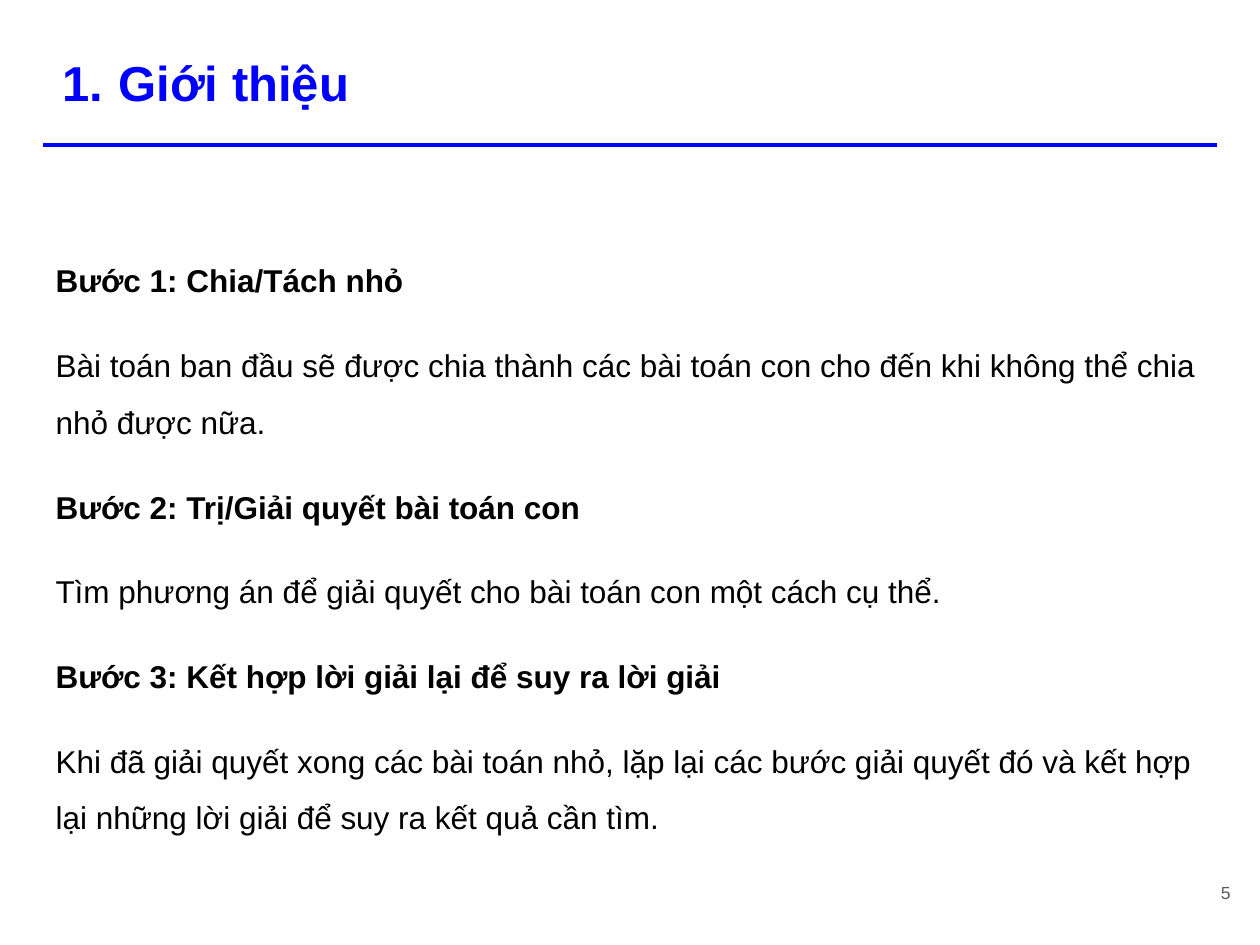
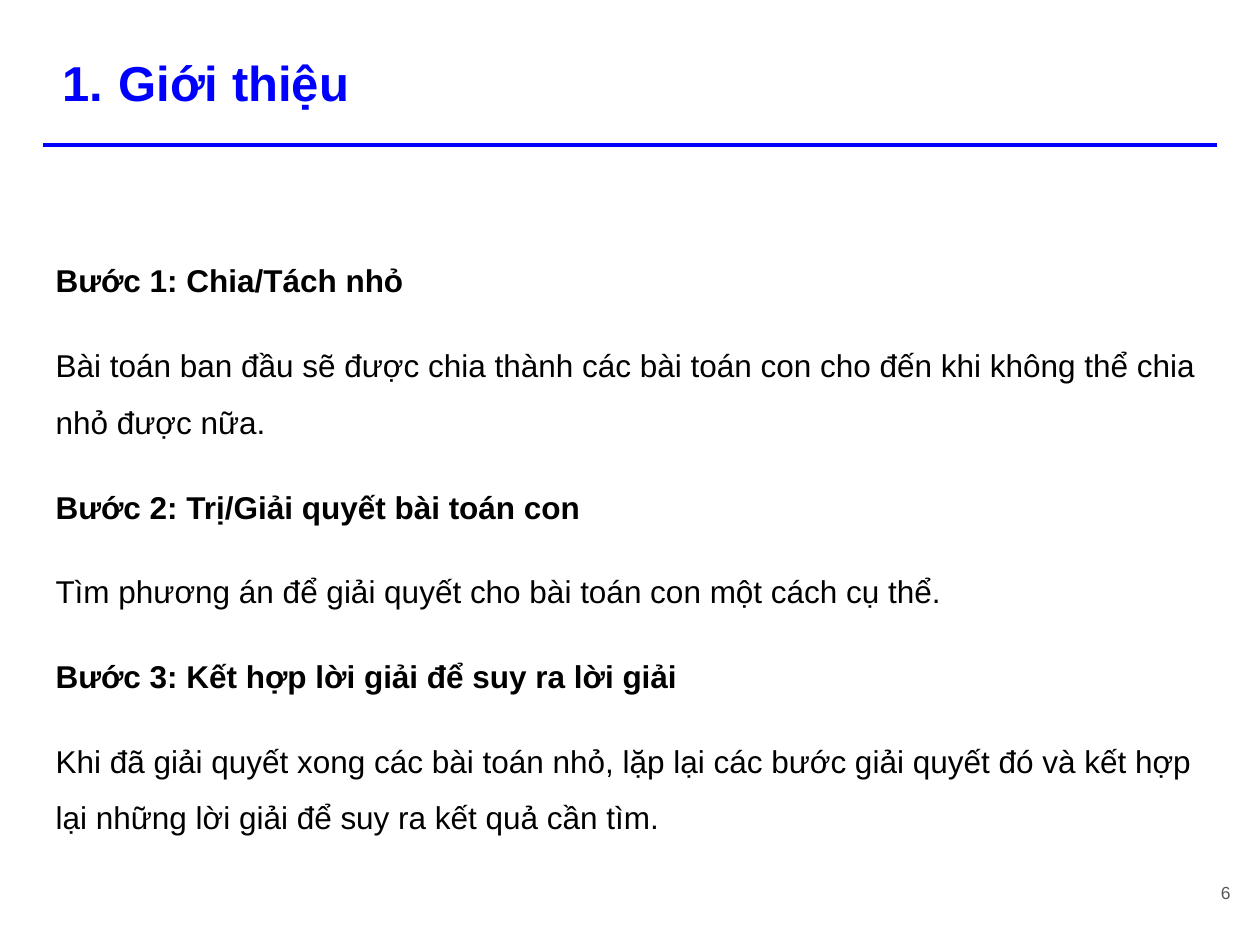
Before and after one commit to tiennvcs/CS112.L11.KHTN-DesignAnalysisAlgorithm, a slide deck: slide 6 of Seminar/[Seminar] Divide and Conquer.pptx (slide 5 before the commit). Drawn at 1260x945 pixels with LibreOffice and Linux fonts; fonts in the diff are those of the drawing. Boxes give left, top, right and bottom in pixels: in the first picture for what was removed or moved away, otherwise in the second. Text is boxed around its words. In the diff, an @@ line names an element or a change of style, - is before the commit and + after.

```diff
--- a/Seminar/[Seminar] Divide and Conquer.pptx
+++ b/Seminar/[Seminar] Divide and Conquer.pptx
@@ text at <box>56,663,677,694</box>: text changed @@
-Bước 3: Kết hợp lời giải lại để suy ra lời giải
+Bước 3: Kết hợp lời giải để suy ra lời giải
```
Also in this commit, not shown: 16 other slides changed, 7 slides added, 1 slide removed.
